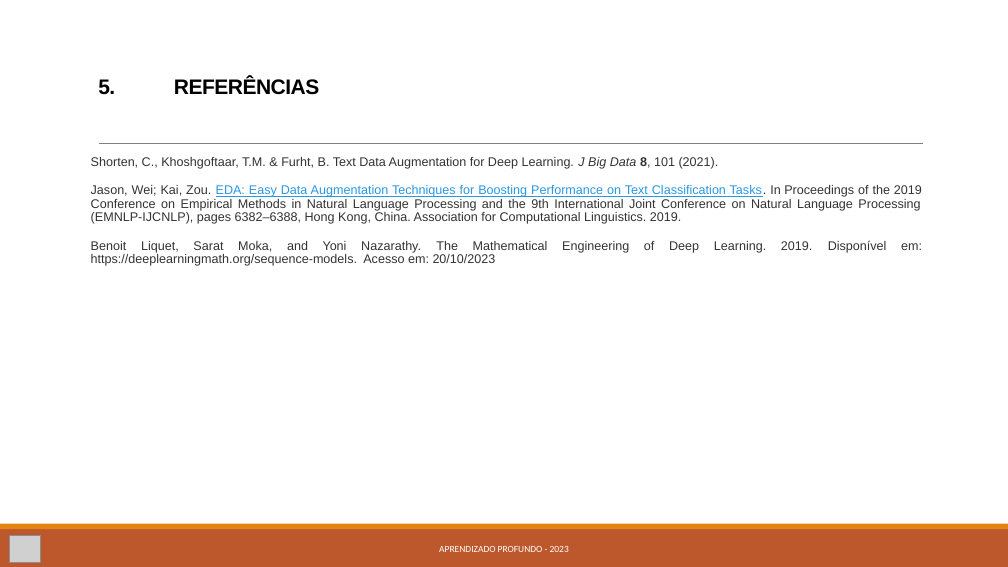
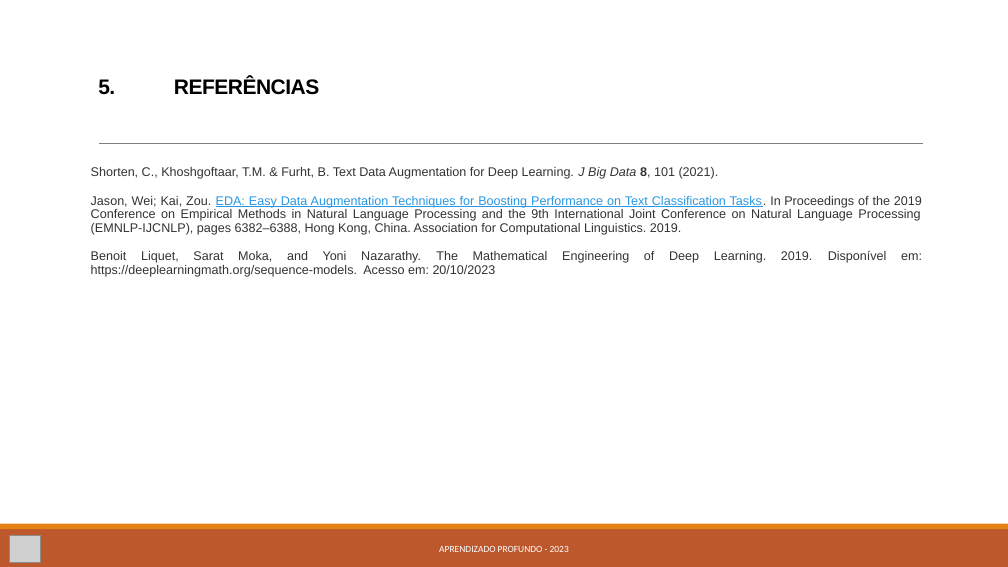
Before and after one commit to kevinsrq/data_augmentation, a slide deck: slide 18 of Apresentação.pptx (slide 17 before the commit). Drawn at 1008x567 pixels with LibreOffice and Linux fonts; fonts in the diff are those of the drawing; grey boxes stand for pictures. Boxes give left, top, right and bottom in pixels: in the first picture for what was removed or moved away, otherwise in the second. Text is boxed around its words. In the diff, an @@ line names an element or a change of style, - is before the commit and + after.

```diff
--- a/Apresentação.pptx
+++ b/Apresentação.pptx
@@ text "Shorten, C., Khoshgoftaar, T.M. & ...": place and size @@
-text "Shorten, C., Khoshgoftaar, T.M. & ..." at (91,157,922,266)
+text "Shorten, C., Khoshgoftaar, T.M. & ..." at (91,167,922,277)
```
Also in this commit, not shown: 7 other slides changed, 1 slide added.
